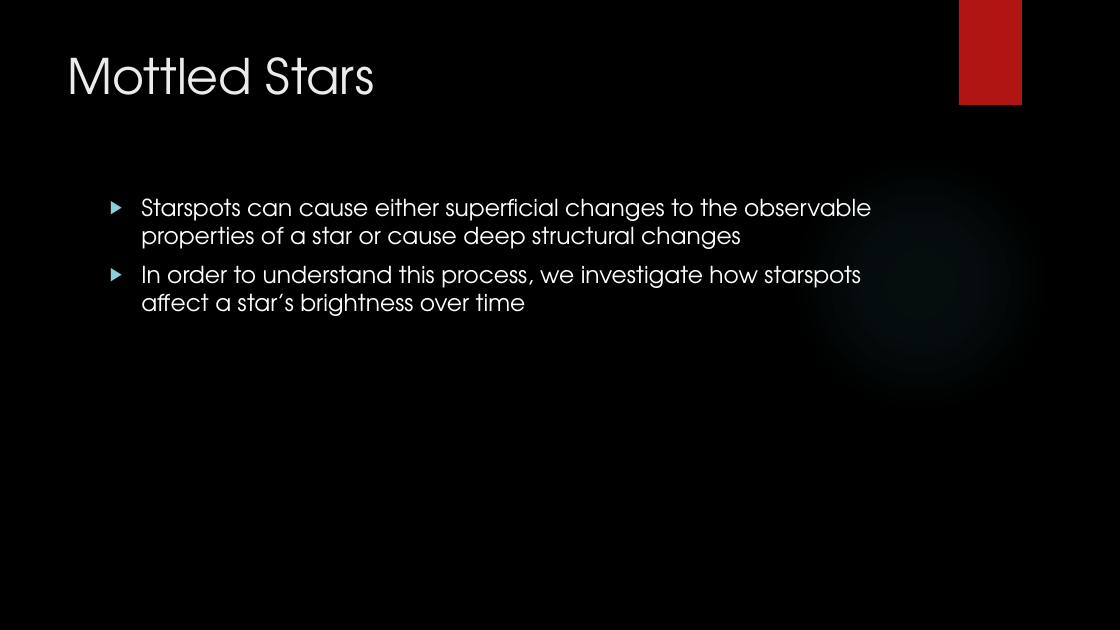
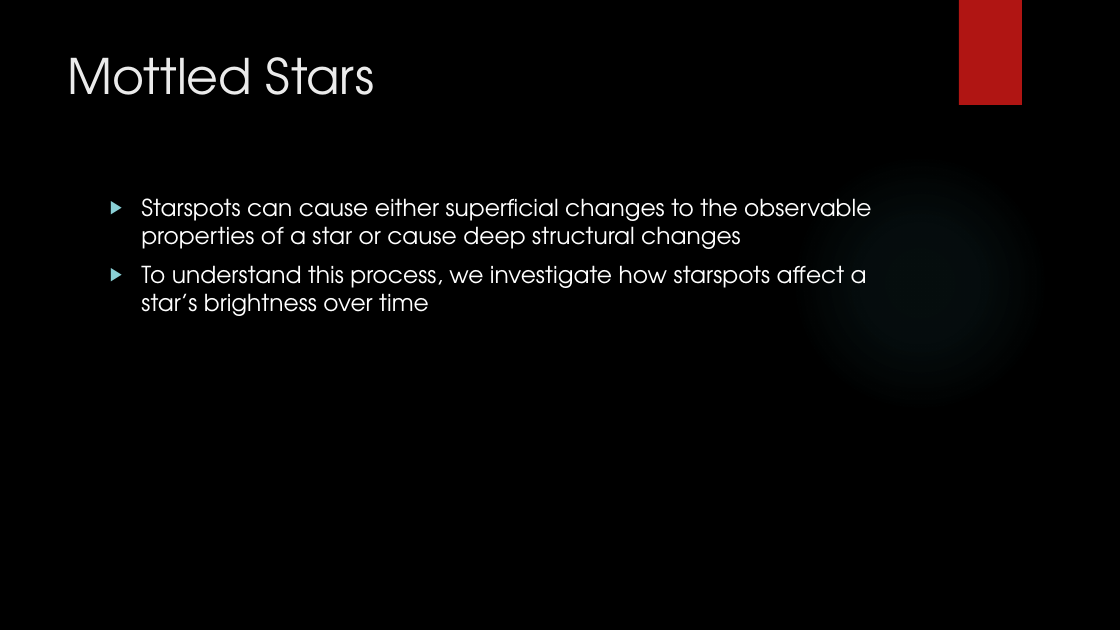
Before and after one commit to mljohn2151/ASTR-3150-GitHub, a slide deck: slide 2 of FUSE - Mottled Stars/FUSE Methodology/Mottled Stars Methodology.pptx. Drawn at 1120x630 pixels with LibreOffice and Linux fonts; fonts in the diff are those of the drawing; background and template pictures are left out. Boxes give left, top, right and bottom in pixels: in the first picture for what was removed or moved away, otherwise in the second. Text is boxed around its words. In the diff, an @@ line names an element or a change of style, - is before the commit and + after.

```diff
--- a/FUSE - Mottled Stars/FUSE Methodology/Mottled Stars Methodology.pptx
+++ b/FUSE - Mottled Stars/FUSE Methodology/Mottled Stars Methodology.pptx
@@ text at (x1=141, y1=265, x2=867, y2=316): text changed @@
-▶ In order to understand this process, we investigate how starspots affect a star’s brightness over time
+▶ To understand this process, we investigate how starspots affect a star’s brightness over time
```
Also in this commit, not shown: 1 other slide changed, 1 other file.
